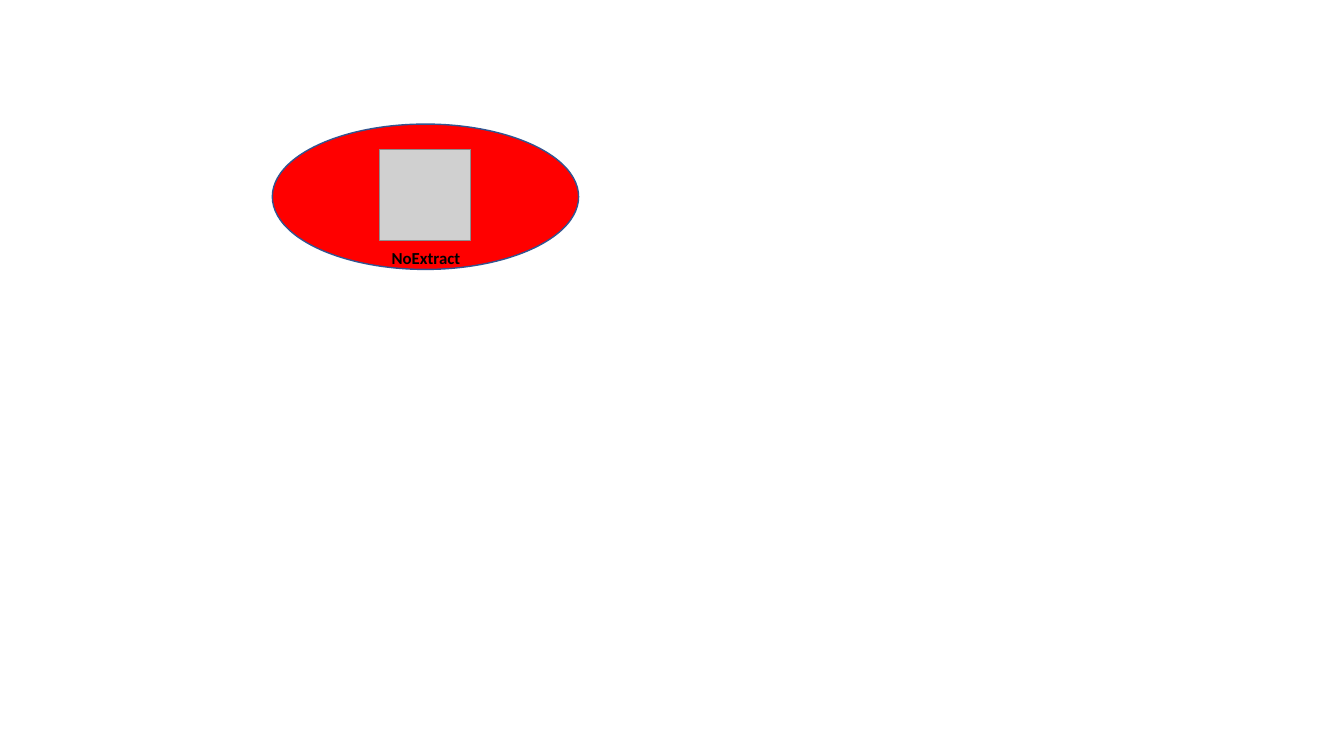
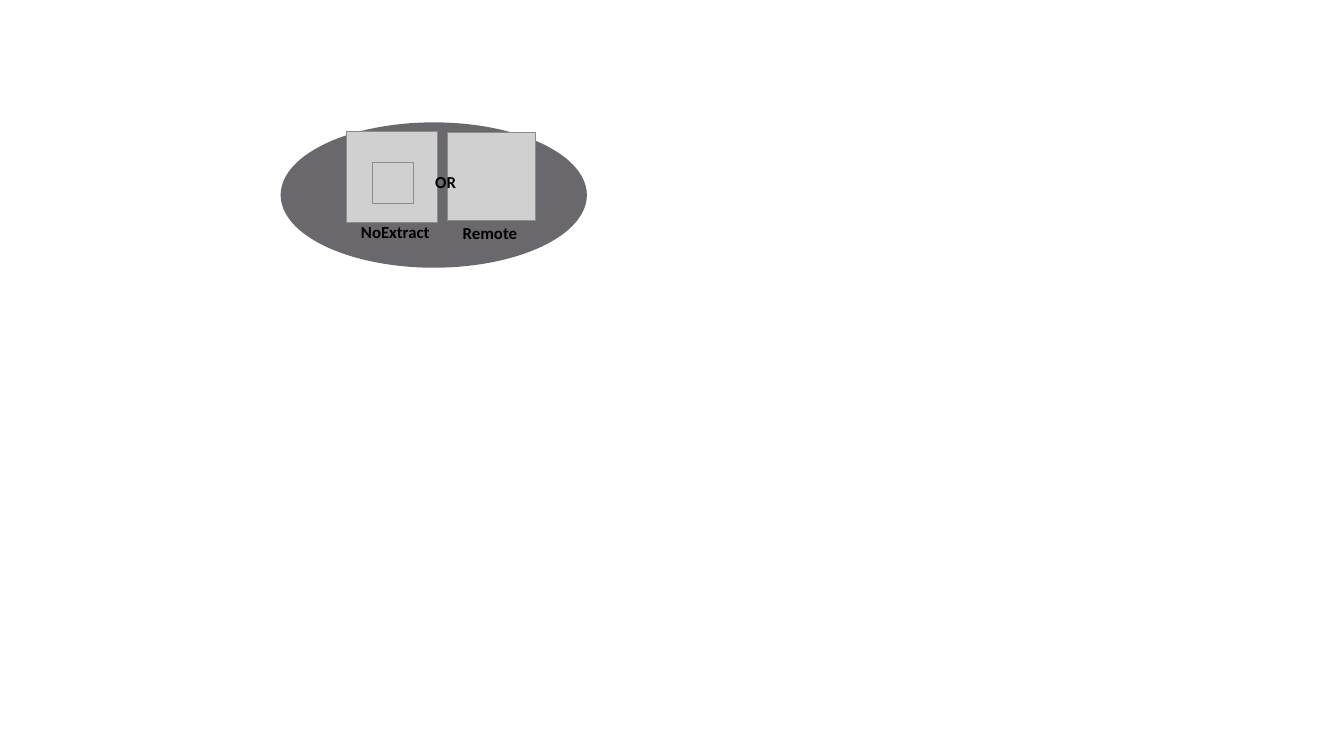
Before and after one commit to GitJig/PracticalOGG, a slide deck: slide 2 of GGTopologyViewer/static/GGtopologyicons.pptx. Drawn at 1344x756 pixels with LibreOffice and Linux fonts; fonts in the diff are those of the drawing; grey boxes stand for pictures. Boxes give left, top, right and bottom in pixels: in the first picture for what was removed or moved away, otherwise in the second. Text is boxed around its words. In the diff, an @@ line names an element or a change of style, - is before the commit and + after.

```diff
--- a/GGTopologyViewer/static/GGtopologyicons.pptx
+++ b/GGTopologyViewer/static/GGtopologyicons.pptx
@@ ellipse: place and size @@
-ellipse at [272,124,579,269]
+ellipse at [280,122,587,267]
@@ ellipse at [280,122,587,267]: fill #FF0000 to #231F26 at 67% opacity; outline #325491 1 pt to none @@
@@ picture: place and size @@
-picture at [380,149,471,240]
+picture at [346,132,437,223]
@@ group added at [373,132,536,239]: 2 pictures, 2 texts @@
+Remote
+OR
@@ text "NoExtract" rewrapped from [392,253,460,268] to [361,227,429,238] @@
```
Also in this commit, not shown: 3 other slides changed, 6 other files.
